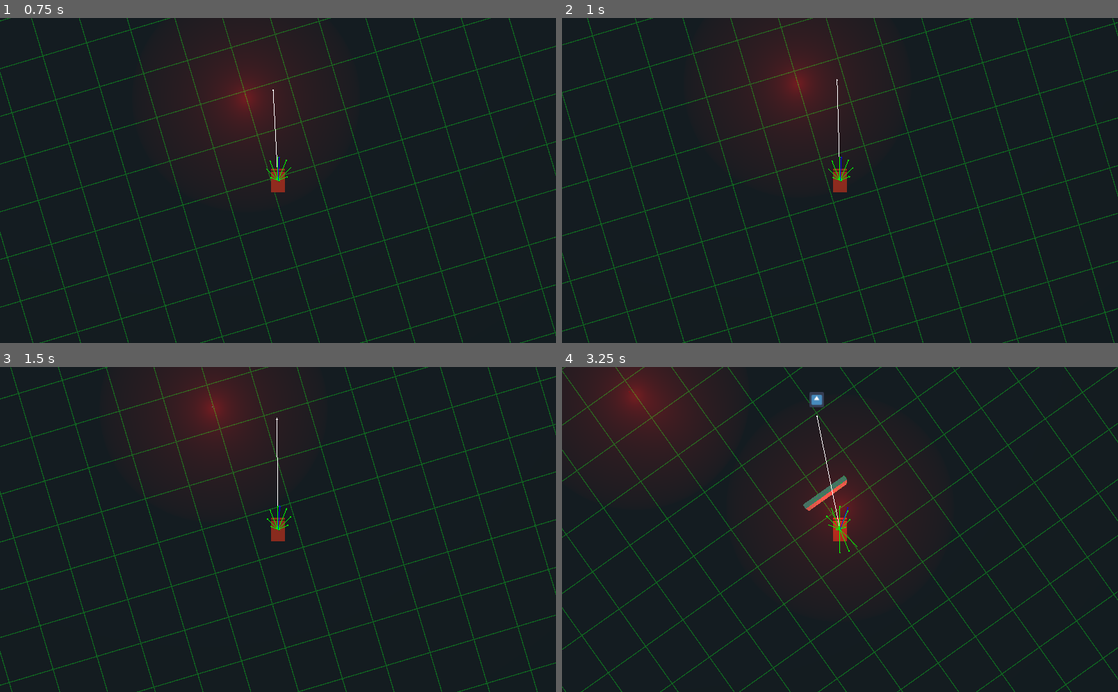
Above: before the commit, frames 1-4 (two rows, left to right).
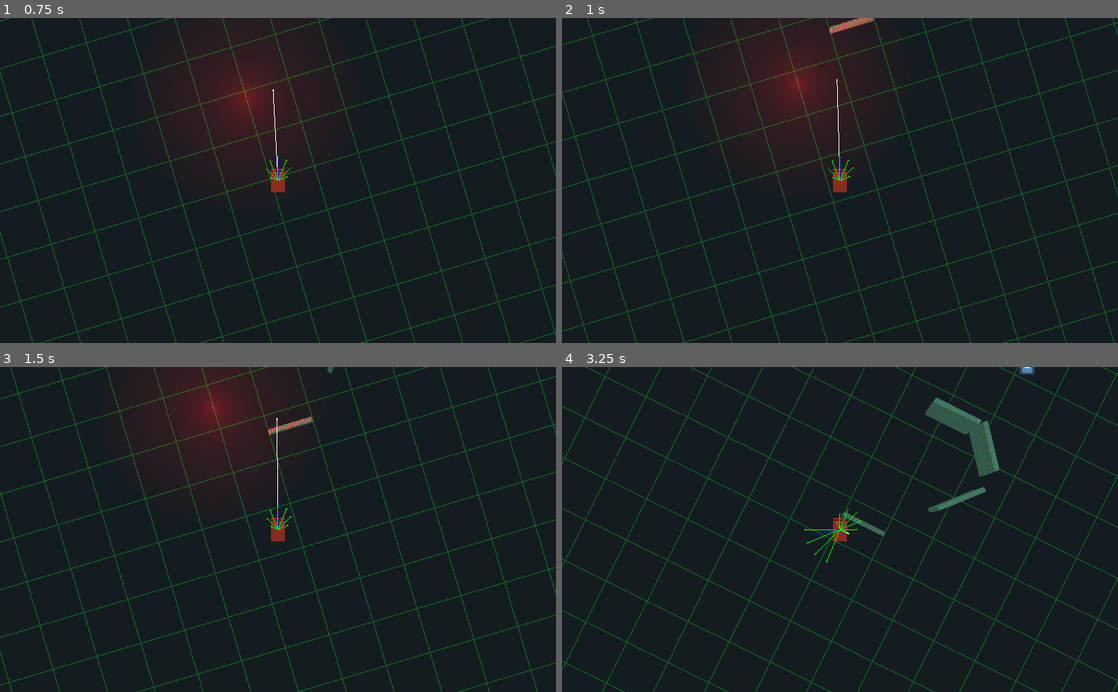
Above: after the commit, the same moments.

Repository: Kromey/spectre
Game: Godot game, scene res://TestScene.tscn
Two runs of this game, one before a commit and one after it. Both use one fixed random seed, a clock stepped at 60 frames per second and the inputs below. This scene is started directly instead of the project's main scene. The engine's default icon, where the game draws it, is replaced by a stand-in: a white triangle on a blue panel in a dark square.
Inputs:
- Up to frame 1 (0.75 s): hold D (movement_right) from 0.53 s (still down); hold Space (action_shoot) from 0.53 s (still down)
- Up to frame 2 (1 s): keep holding D (movement_right); keep holding Space (action_shoot)
- Up to frame 3 (1.5 s): release D (movement_right) at 1.28 s; release Space (action_shoot) at 1.28 s; hold S (movement_backward) from 1.28 s (still down); tap Space (action_shoot) at 1.35 s
- Up to frame 4 (3.25 s): release S (movement_backward) at 2.03 s; hold D (movement_right) 2.03-2.78 s; hold Space (action_shoot) 2.03-2.78 s; hold W (movement_forward) from 2.78 s (still down); tap Space (action_shoot) at 2.85 s

Frame 1 is identical in both runs. In frame 2, 0.2% of the frame differs, in the area x 48-57%, y 0-5%; in frame 3, 0.2%; in frame 4, 19%, in the area x 0-100%, y 0-100%.

Commit message:
Reduce lookahead, but increase avoidance weight

Diff:
--- a/DebugDraw3D.gd
+++ b/DebugDraw3D.gd
@@ -19,7 +19,7 @@
 	draw_vector(tank.translation, tank.velocity, color)
 
 	for i in tank.NUM_RAYS:
-		var vec = tank.get_ray(i) * clamp(tank.interest[i] + tank.danger[i], 0.0, 1.0)
+		var vec = tank.get_ray(i) * (tank.interest[i] + tank.danger[i])
 		draw_vector(tank.translation, vec, Color(0, 1, 0))
 
 #		if tank.danger[i] > 0:
--- a/TestScene.tscn
+++ b/TestScene.tscn
@@ -1,10 +1,11 @@
-[gd_scene load_steps=10 format=2]
+[gd_scene load_steps=11 format=2]
 
 [ext_resource path="res://tanks/AITank.tscn" type="PackedScene" id=1]
 [ext_resource path="res://grid.shader" type="Shader" id=2]
 [ext_resource path="res://icon.png" type="Texture" id=3]
 [ext_resource path="res://DebugDraw3D.gd" type="Script" id=4]
 [ext_resource path="res://obstacles/Wall.tscn" type="PackedScene" id=5]
+[ext_resource path="res://obstacles/SawTeeth.tscn" type="PackedScene" id=6]
 
 [sub_resource type="PhysicsMaterial" id=4]
 bounce = 1.0
@@ -60,3 +61,12 @@
 
 [node name="Wall" parent="." instance=ExtResource( 5 )]
 transform = Transform( 1, 0, 0, 0, 1, 0, 0, 0, 1, 4.27576, 0, -14.7722 )
+
+[node name="Wall2" parent="." instance=ExtResource( 5 )]
+transform = Transform( 0.638969, 0, -0.769232, 0, 1, 0, 0.769232, 0, 0.638969, 6.07249, 0, -14.1195 )
+
+[node name="Wall3" parent="." instance=ExtResource( 5 )]
+transform = Transform( 0.663717, 0, 0.747984, 0, 1, 0, -0.747984, 0, 0.663717, 5.95476, 0, -11.7366 )
+
+[node name="SawTeeth" parent="." instance=ExtResource( 6 )]
+transform = Transform( 1, 0, 0, 0, 1, 0, 0, 0, 1, 3.00614, 0, -9.19532 )
--- a/tanks/AITank.gd
+++ b/tanks/AITank.gd
@@ -126,13 +126,13 @@
 func set_danger():
 	var space_state = get_world().direct_space_state
 	for i in NUM_RAYS:
-		var result = space_state.intersect_ray(translation, translation + get_ray(i) * -4, [self])
-		danger[i] = 1.0 if result else 0.0
+		var result = space_state.intersect_ray(translation, translation + get_ray(i) * -2, [self])
+		danger[i] = 1.5 if result else 0.0
 
 func get_interest_direction():
 	var vec = Vector3.ZERO
 
 	for i in NUM_RAYS:
-		vec += get_ray(i) * clamp(interest[i] + danger[i], 0.0, 1.0)
+		vec += get_ray(i) * (interest[i] + danger[i])
 
 	return vec.normalized()
